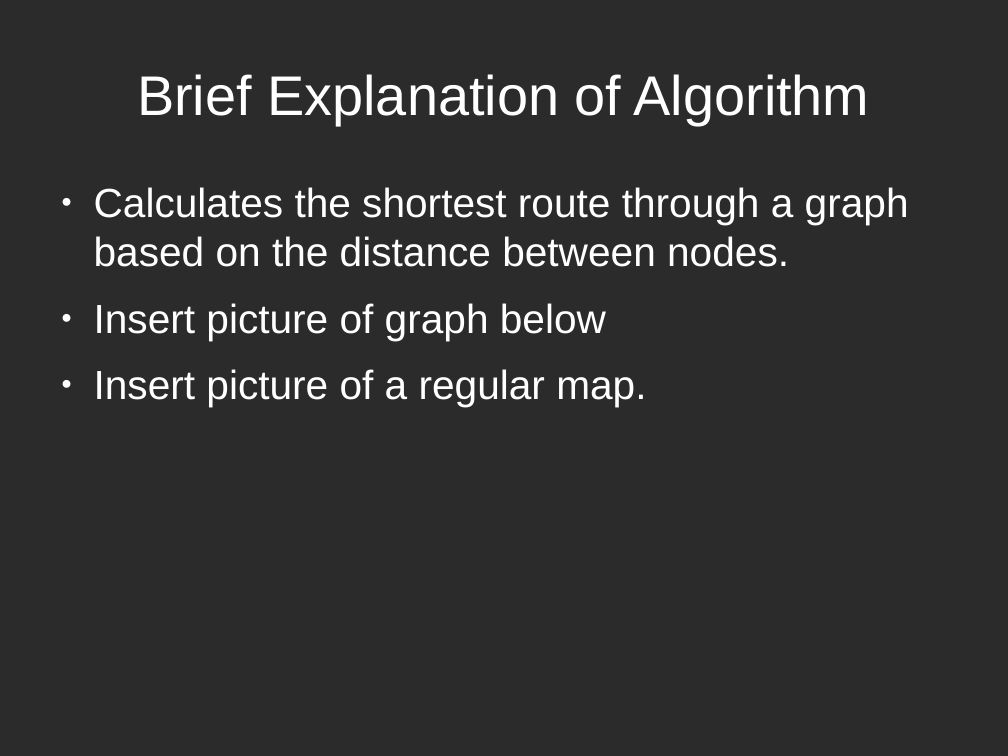
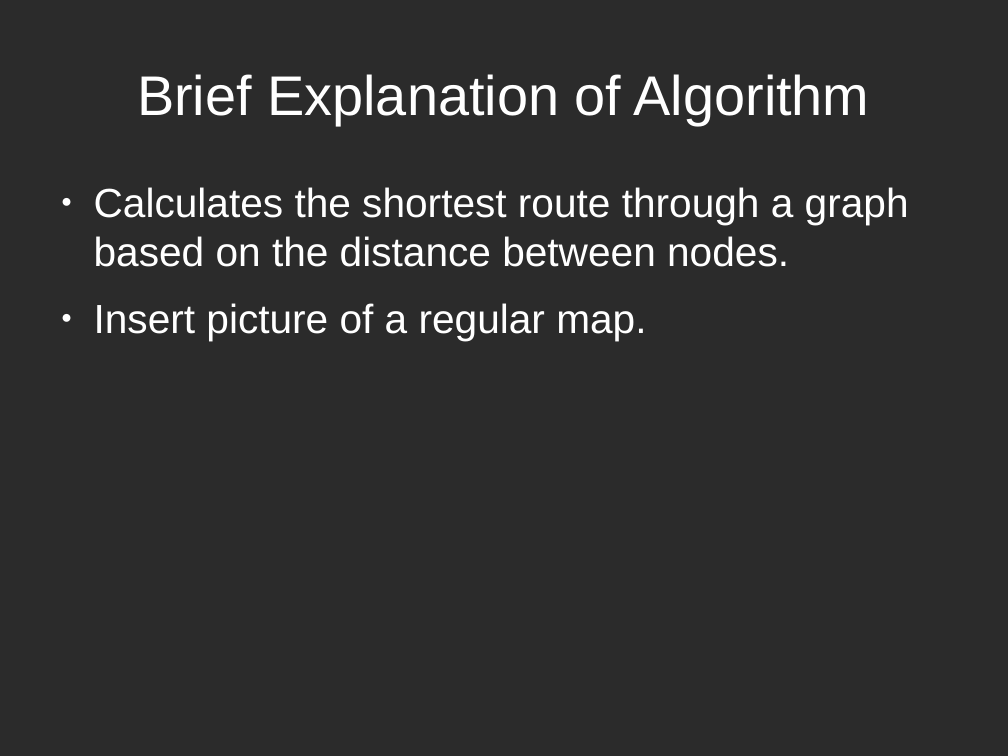
Before and after one commit to BrendanToolan/ResearchMethodsPresentation, a slide deck: slide 4 of DijkstraPresentation.odp. Drawn at 1008x756 pixels with LibreOffice and Linux fonts; fonts in the diff are those of the drawing; background and template pictures are left out; a plain dark background stands for a picture behind light text. Boxes give left, top, right and bottom in pixels: in the first picture for what was removed or moved away, otherwise in the second. Text is boxed around its words. In the diff, an @@ line names an element or a change of style, - is before the commit and + after.

```diff
--- a/DijkstraPresentation.odp
+++ b/DijkstraPresentation.odp
@@ text at (94,303,606,340): paragraph removed @@
-● Insert picture of graph below
```
Also in this commit, not shown: 3 other slides changed, 1 other file.
